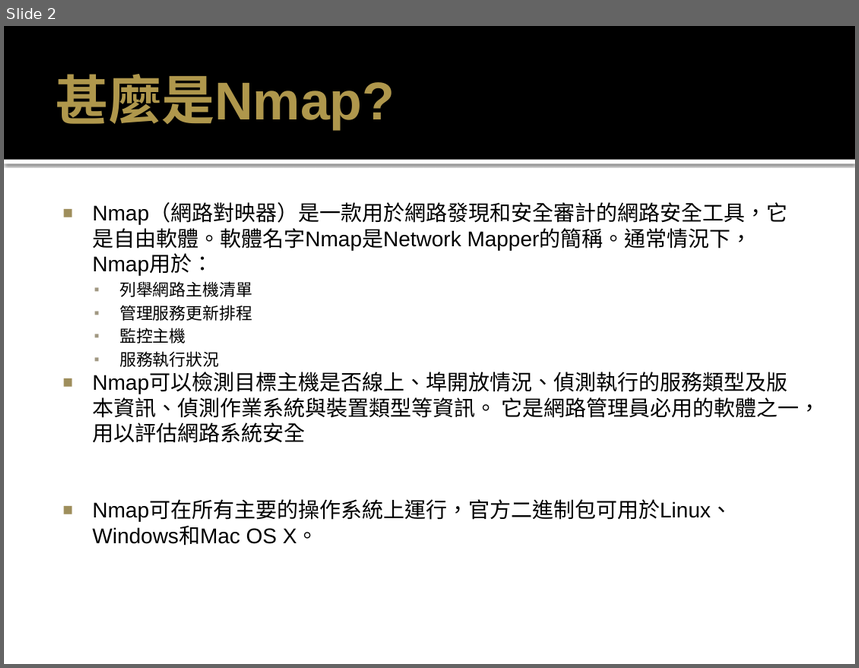
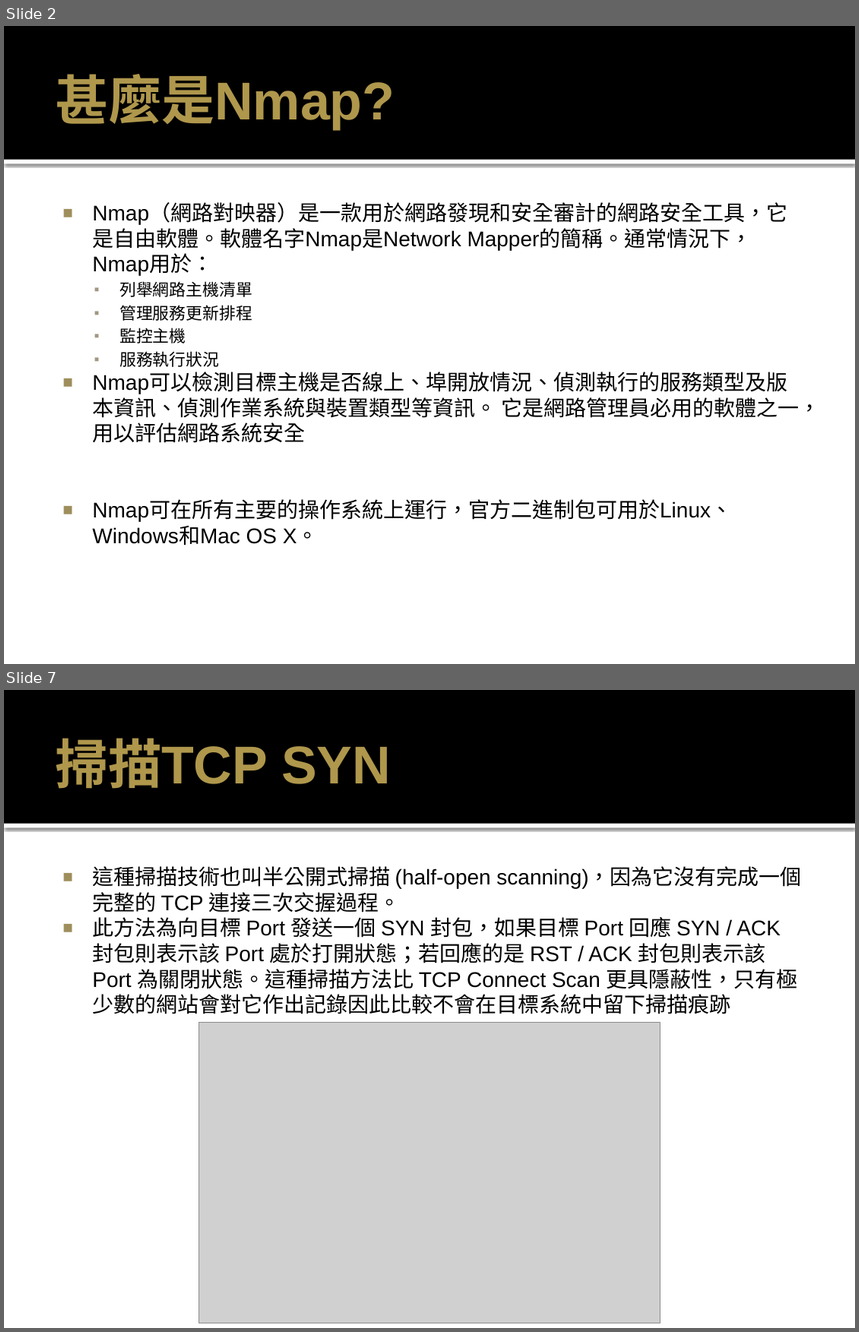
Before and after one commit to MtFeather/AI-and-Security, a slide deck: tensorflow/Nmap 密技寶典.pptx. Shown one above the other, each under a label of ours: slide 2 before the commit, slides 2 and 7 after it; the slides between them are not shown. The pictures are 859x668 and 859x1332 pixels, drawn with LibreOffice and Linux fonts; fonts in the diff are those of the drawing; grey boxes stand for pictures. Boxes give left, top, right and bottom in pixels: in the first picture for what was removed or moved away, otherwise in the second. Text is boxed around its words. In the diff, an @@ line names an element or a change of style, - is before the commit and + after.

```diff
--- a/tensorflow/Nmap 密技寶典.pptx
+++ b/tensorflow/Nmap 密技寶典.pptx
@@ slide 7 added at (x1=4, y1=690, x2=855, y2=1328), background #FFFFFF; not listed: 2 template elements that a slide beside it also shows @@
@@ title added at (x1=55, y1=738, x2=391, y2=789), 45 pt, text #AE974C, bold @@
+掃描TCP SYN
@@ text added at (x1=92, y1=866, x2=802, y2=1015), 18 pt, text #000000 @@
+■ 這種掃描技術也叫半公開式掃描 (half-open scanning)，因為它沒有完成一個完整的 TCP 連接三次交握過程。
+■ 此方法為向目標 Port 發送一個 SYN 封包，如果目標 Port 回應 SYN / ACK 封包則表示該 Port 處於打開狀態；若回應的是 RST / ACK 封包則表示該 Port 為關閉狀態。這種掃描方法比 TCP Connect Scan 更具隱蔽性，只有極少數的網站會對它作出記錄因此比較不會在目標系統中留下掃描痕跡
@@ picture added at (x1=199, y1=1023, x2=661, y2=1323) @@
```
Also in this commit, not shown: 3 slides changed, 8 other slides added, 2 slides removed.
